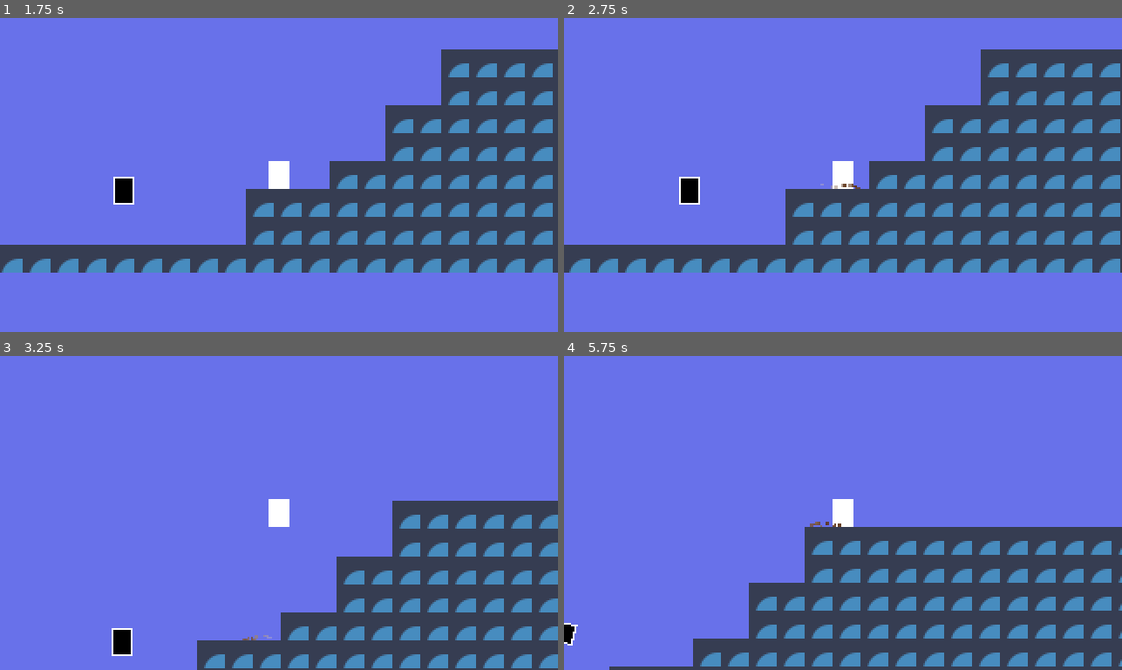
Above: before the commit, frames 1-4 (two rows, left to right).
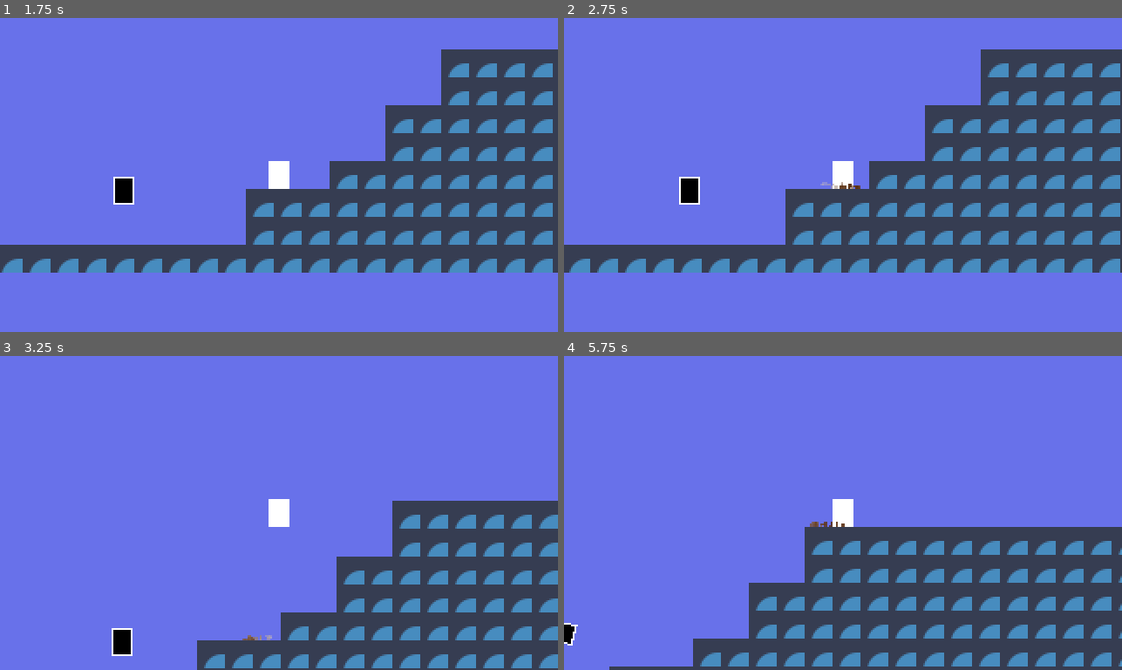
Above: after the commit, the same moments.

Repository: DagurasuSK/Rewind
Game: Godot game, scene res://scenes/debug.tscn
Two runs of this game, one before a commit and one after it. Both use one fixed random seed, a clock stepped at 60 frames per second and the inputs below. The engine's default icon, where the game draws it, is replaced by a stand-in: a white triangle on a blue panel in a dark square.
Inputs:
- Up to frame 1 (1.75 s): tap Enter (ui_accept) at 0.5, 0.77, 1.52 s; hold Shift (slowMotion) 0.53-1.28 s; hold D (right) from 0.53 s (still down); tap Shift (slowMotion) at 1.35 s
- Up to frame 2 (2.75 s): release D (right) at 2.03 s; hold A (left) from 2.03 s (still down); hold Shift (slowMotion) from 2.03 s (still down)
- Up to frame 3 (3.25 s): release A (left) at 2.78 s; release Shift (slowMotion) at 2.78 s; hold D (right) from 2.78 s (still down); tap Shift (slowMotion) at 2.85 s; tap Enter (ui_accept) at 3.02 s
- Up to frame 4 (5.75 s): hold Shift (slowMotion) 3.53-4.28 s; tap Enter (ui_accept) at 3.77, 4.52 s; release D (right) at 4.28 s; hold A (left) 4.28-5.03 s; tap Shift (slowMotion) at 4.35 s; hold D (right) from 5.03 s (still down); hold Shift (slowMotion) from 5.03 s (still down)

Frame 1 is identical in both runs. In frame 2, less than 0.1% of the frame differs, in the area x 46-54%, y 52-55%; in frame 3, less than 0.1%; in frame 4, less than 0.1%, in the area x 44-51%, y 52-55%.

Commit message:
NewTiles
Functional tileset.

Diff:
--- a/Assets/tileset/tile_map.tscn
+++ b/Assets/tileset/tile_map.tscn
@@ -1,93 +1,189 @@
 [gd_scene load_steps=4 format=3 uid="uid://dx0iv3hpajmud"]
 
-[ext_resource type="Texture2D" uid="uid://c2uyh8mgk3rwc" path="res://Assets/tileset/ground.png" id="1_d6v3s"]
+[ext_resource type="Texture2D" uid="uid://bh2ddohhtpxo6" path="res://Assets/tileset/NewTileset.png" id="1_kqqa1"]
 
-[sub_resource type="TileSetAtlasSource" id="TileSetAtlasSource_oej37"]
-texture = ExtResource("1_d6v3s")
-texture_region_size = Vector2i(32, 32)
+[sub_resource type="TileSetAtlasSource" id="TileSetAtlasSource_jehh1"]
+texture = ExtResource("1_kqqa1")
 0:0/0 = 0
 0:0/0/terrain_set = 0
-0:0/0/physics_layer_0/polygon_0/points = PackedVector2Array(16, -16, 16, 16, -16, 16, -16, -16)
+0:0/0/terrain = 0
+0:0/0/physics_layer_0/polygon_0/points = PackedVector2Array(-8, -8, 8, -8, 8, 8, -8, 8)
+0:0/0/terrains_peering_bit/right_side = 0
+0:0/0/terrains_peering_bit/bottom_right_corner = 0
+0:0/0/terrains_peering_bit/bottom_side = 0
 1:0/0 = 0
 1:0/0/terrain_set = 0
-1:0/0/physics_layer_0/polygon_0/points = PackedVector2Array(16, -16, 16, 16, -16, 16, -16, -16)
+1:0/0/terrain = 0
+1:0/0/physics_layer_0/polygon_0/points = PackedVector2Array(-8, -8, 8, -8, 8, 8, -8, 8)
+1:0/0/terrains_peering_bit/right_side = 0
+1:0/0/terrains_peering_bit/bottom_right_corner = 0
+1:0/0/terrains_peering_bit/bottom_side = 0
+1:0/0/terrains_peering_bit/bottom_left_corner = 0
+1:0/0/terrains_peering_bit/left_side = 0
 2:0/0 = 0
 2:0/0/terrain_set = 0
-2:0/0/physics_layer_0/polygon_0/points = PackedVector2Array(16, -16, 16, 16, -16, 16, -16, -16)
+2:0/0/terrain = 0
+2:0/0/physics_layer_0/polygon_0/points = PackedVector2Array(-8, -8, 8, -8, 8, 8, -8, 8)
+2:0/0/terrains_peering_bit/bottom_side = 0
+2:0/0/terrains_peering_bit/bottom_left_corner = 0
+2:0/0/terrains_peering_bit/left_side = 0
 3:0/0 = 0
-3:0/0/physics_layer_0/polygon_0/points = PackedVector2Array(16, 16, -16, 16, -16, -16, 16, -16)
+3:0/0/terrain_set = 0
+3:0/0/terrain = 0
+3:0/0/physics_layer_0/polygon_0/points = PackedVector2Array(-8, -8, 8, -8, 8, 8, -8, 8)
+3:0/0/terrains_peering_bit/right_side = 0
 4:0/0 = 0
-4:0/0/physics_layer_0/polygon_0/points = PackedVector2Array(16, 16, -16, 16, -16, -16, 16, -16)
+4:0/0/terrain_set = 0
+4:0/0/terrain = 0
+4:0/0/physics_layer_0/polygon_0/points = PackedVector2Array(-8, -8, 8, -8, 8, 8, -8, 8)
+4:0/0/terrains_peering_bit/right_side = 0
+4:0/0/terrains_peering_bit/left_side = 0
 5:0/0 = 0
-5:0/0/physics_layer_0/polygon_0/points = PackedVector2Array(16, 16, -16, 16, -16, -16, 16, -16)
+5:0/0/terrain_set = 0
+5:0/0/terrain = 0
+5:0/0/physics_layer_0/polygon_0/points = PackedVector2Array(-8, -8, 8, -8, 8, 8, -8, 8)
+5:0/0/terrains_peering_bit/left_side = 0
+6:0/0 = 0
+6:0/0/terrain_set = 0
+6:0/0/physics_layer_0/polygon_0/points = PackedVector2Array(8, 8, 8, -8, -8, -8, -8, 8)
+7:0/0 = 0
+7:0/0/terrain_set = 0
+7:0/0/physics_layer_0/polygon_0/points = PackedVector2Array(8, 8, 8, -8, -8, -8, -8, 8)
 0:1/0 = 0
 0:1/0/terrain_set = 0
-0:1/0/physics_layer_0/polygon_0/points = PackedVector2Array(16, -16, 16, 16, -16, 16, -16, -16)
+0:1/0/terrain = 0
+0:1/0/physics_layer_0/polygon_0/points = PackedVector2Array(-8, -8, 8, -8, 8, 8, -8, 8)
+0:1/0/terrains_peering_bit/right_side = 0
+0:1/0/terrains_peering_bit/bottom_right_corner = 0
+0:1/0/terrains_peering_bit/bottom_side = 0
+0:1/0/terrains_peering_bit/top_side = 0
+0:1/0/terrains_peering_bit/top_right_corner = 0
 1:1/0 = 0
 1:1/0/terrain_set = 0
-1:1/0/physics_layer_0/polygon_0/points = PackedVector2Array(16, -16, 16, 16, -16, 16, -16, -16)
+1:1/0/terrain = 0
+1:1/0/physics_layer_0/polygon_0/points = PackedVector2Array(-8, -8, 8, -8, 8, 8, -8, 8)
+1:1/0/terrains_peering_bit/right_side = 0
+1:1/0/terrains_peering_bit/bottom_right_corner = 0
+1:1/0/terrains_peering_bit/bottom_side = 0
+1:1/0/terrains_peering_bit/bottom_left_corner = 0
+1:1/0/terrains_peering_bit/left_side = 0
+1:1/0/terrains_peering_bit/top_left_corner = 0
+1:1/0/terrains_peering_bit/top_side = 0
+1:1/0/terrains_peering_bit/top_right_corner = 0
 2:1/0 = 0
 2:1/0/terrain_set = 0
-2:1/0/physics_layer_0/polygon_0/points = PackedVector2Array(16, -16, 16, 16, -16, 16, -16, -16)
+2:1/0/terrain = 0
+2:1/0/physics_layer_0/polygon_0/points = PackedVector2Array(-8, -8, 8, -8, 8, 8, -8, 8)
+2:1/0/terrains_peering_bit/bottom_side = 0
+2:1/0/terrains_peering_bit/bottom_left_corner = 0
+2:1/0/terrains_peering_bit/left_side = 0
+2:1/0/terrains_peering_bit/top_left_corner = 0
+2:1/0/terrains_peering_bit/top_side = 0
 3:1/0 = 0
-3:1/0/physics_layer_0/polygon_0/points = PackedVector2Array(16, 16, -16, 16, 16, -16)
+3:1/0/physics_layer_0/polygon_0/points = PackedVector2Array(8, 8, 8, -8, -8, 8)
 4:1/0 = 0
-4:1/0/physics_layer_0/polygon_0/points = PackedVector2Array(16, 16, -16, 16, -16, -16)
+4:1/0/physics_layer_0/polygon_0/points = PackedVector2Array(8, 8, -8, -8, -8, 8)
 5:1/0 = 0
-5:1/0/physics_layer_0/polygon_0/points = PackedVector2Array(16, 16, -16, 16, -16, -16, 16, -16)
+5:1/0/terrain_set = 0
+5:1/0/terrain = 0
+5:1/0/physics_layer_0/polygon_0/points = PackedVector2Array(-8, -8, 8, -8, 8, 8, -8, 8)
+6:1/0 = 0
+6:1/0/terrain_set = 0
+6:1/0/physics_layer_0/polygon_0/points = PackedVector2Array(8, 8, 8, -8, -8, -8, -8, 8)
+7:1/0 = 0
+7:1/0/terrain_set = 0
+7:1/0/physics_layer_0/polygon_0/points = PackedVector2Array(8, 8, 8, -8, -8, -8, -8, 8)
 0:2/0 = 0
 0:2/0/terrain_set = 0
-0:2/0/physics_layer_0/polygon_0/points = PackedVector2Array(16, -16, 16, 16, -16, 16, -16, -16)
+0:2/0/terrain = 0
+0:2/0/physics_layer_0/polygon_0/points = PackedVector2Array(-8, -8, 8, -8, 8, 8, -8, 8)
+0:2/0/terrains_peering_bit/right_side = 0
+0:2/0/terrains_peering_bit/top_side = 0
+0:2/0/terrains_peering_bit/top_right_corner = 0
 1:2/0 = 0
 1:2/0/terrain_set = 0
-1:2/0/physics_layer_0/polygon_0/points = PackedVector2Array(16, -16, 16, 16, -16, 16, -16, -16)
+1:2/0/terrain = 0
+1:2/0/physics_layer_0/polygon_0/points = PackedVector2Array(-8, -8, 8, -8, 8, 8, -8, 8)
+1:2/0/terrains_peering_bit/right_side = 0
+1:2/0/terrains_peering_bit/left_side = 0
+1:2/0/terrains_peering_bit/top_left_corner = 0
+1:2/0/terrains_peering_bit/top_side = 0
+1:2/0/terrains_peering_bit/top_right_corner = 0
 2:2/0 = 0
 2:2/0/terrain_set = 0
-2:2/0/physics_layer_0/polygon_0/points = PackedVector2Array(16, -16, 16, 16, -16, 16, -16, -16)
+2:2/0/terrain = 0
+2:2/0/physics_layer_0/polygon_0/points = PackedVector2Array(-8, -8, 8, -8, 8, 8, -8, 8)
+2:2/0/terrains_peering_bit/left_side = 0
+2:2/0/terrains_peering_bit/top_left_corner = 0
+2:2/0/terrains_peering_bit/top_side = 0
 3:2/0 = 0
-3:2/0/physics_layer_0/polygon_0/points = PackedVector2Array(16, -16, 16, 16, -16, -16)
+3:2/0/physics_layer_0/polygon_0/points = PackedVector2Array(8, 8, 8, -8, -8, -8)
 4:2/0 = 0
-4:2/0/physics_layer_0/polygon_0/points = PackedVector2Array(16, -16, -16, 16, -16, -16)
+4:2/0/physics_layer_0/polygon_0/points = PackedVector2Array(8, -8, -8, 8, -8, -8)
+6:2/0 = 0
+6:2/0/physics_layer_0/polygon_0/points = PackedVector2Array(8, 8, 8, -8, -8, -8, -8, 8)
+7:2/0 = 0
+7:2/0/physics_layer_0/polygon_0/points = PackedVector2Array(8, 8, 8, -8, -8, -8, -8, 8)
 0:3/0 = 0
-0:3/0/physics_layer_0/polygon_0/points = PackedVector2Array(16, -0.176777, 16, 16, -16, 16)
+0:3/0/physics_layer_0/polygon_0/points = PackedVector2Array(8, 0.0883884, 8, 8, -8, 8)
 1:3/0 = 0
-1:3/0/physics_layer_0/polygon_0/points = PackedVector2Array(16, -16, 16, 16, -16, 16, -16, -0.176777)
+1:3/0/physics_layer_0/polygon_0/points = PackedVector2Array(8, -8, 8, 8, -8, 8, -8, 0.0883884)
 2:3/0 = 0
-2:3/0/physics_layer_0/polygon_0/points = PackedVector2Array(16, -0.176777, 16, 16, -16, 16, -16, -16)
+2:3/0/physics_layer_0/polygon_0/points = PackedVector2Array(-8, -8, 8, 0.0883884, 8, 8, -8, 8)
 3:3/0 = 0
-3:3/0/physics_layer_0/polygon_0/points = PackedVector2Array(16, 16, -16, 16, -16, -0.176777)
-4:3/0 = 0
-4:3/0/physics_layer_0/polygon_0/points = PackedVector2Array(16, 16, -16, 16, -16, -16, 16, -16)
-5:3/0 = 0
-5:3/0/physics_layer_0/polygon_0/points = PackedVector2Array(16, 16, -16, 16, -16, -16, 16, -16)
+3:3/0/physics_layer_0/polygon_0/points = PackedVector2Array(-8, 0.0883884, 8, 8, -8, 8)
 6:3/0 = 0
-6:3/0/physics_layer_0/polygon_0/points = PackedVector2Array(16, 16, -16, 16, -16, -16, 16, -16)
+6:3/0/physics_layer_0/polygon_0/points = PackedVector2Array(8, 8, 8, -8, -8, -8, -8, 8)
 7:3/0 = 0
-7:3/0/physics_layer_0/polygon_0/points = PackedVector2Array(16, 16, -16, 16, -16, -16, 16, -16)
+7:3/0/physics_layer_0/polygon_0/points = PackedVector2Array(8, 8, 8, -8, -8, -8, -8, 8)
 0:4/0 = 0
-0:4/0/physics_layer_0/polygon_0/points = PackedVector2Array(16, -16, 16, 0.530331, -16, -16)
+0:4/0/physics_layer_0/polygon_0/points = PackedVector2Array(8, -8, 8, -0.265165, -8, -8)
 1:4/0 = 0
-1:4/0/physics_layer_0/polygon_0/points = PackedVector2Array(16, -16, 16, 16, -16, -0.176777, -16, -16)
+1:4/0/physics_layer_0/polygon_0/points = PackedVector2Array(8, -8, 8, 8, -8, -0.265165, -8, -8)
 2:4/0 = 0
-2:4/0/physics_layer_0/polygon_0/points = PackedVector2Array(16, -16, 16, -0.176777, -16, 16, -16, -16)
+2:4/0/physics_layer_0/polygon_0/points = PackedVector2Array(8, -8, 8, -0.265165, -8, 8, -8, -8)
 3:4/0 = 0
-3:4/0/physics_layer_0/polygon_0/points = PackedVector2Array(16, -16, -16, -0.176777, -16, -16)
-4:4/0 = 0
-4:4/0/physics_layer_0/polygon_0/points = PackedVector2Array(16, 16, -16, 16, -16, -16, 16, -16)
-5:4/0 = 0
-5:4/0/physics_layer_0/polygon_0/points = PackedVector2Array(16, 16, -16, 16, -16, -16, 16, -16)
+3:4/0/physics_layer_0/polygon_0/points = PackedVector2Array(8, -8, -8, -0.265165, -8, -8)
 6:4/0 = 0
-6:4/0/physics_layer_0/polygon_0/points = PackedVector2Array(16, 16, -16, 16, -16, -16, 16, -16)
+6:4/0/physics_layer_0/polygon_0/points = PackedVector2Array(8, -8, 0.0883884, 8, 8, 8)
 7:4/0 = 0
-7:4/0/physics_layer_0/polygon_0/points = PackedVector2Array(16, 16, -16, 16, -16, -16, 16, -16)
+7:4/0/physics_layer_0/polygon_0/points = PackedVector2Array(-8, -8, -8, 8, 0.0883884, 8)
+6:5/0 = 0
+6:5/0/physics_layer_0/polygon_0/points = PackedVector2Array(8, -8, 0.0883884, -8, -8, 8, 8, 8)
+7:5/0 = 0
+7:5/0/physics_layer_0/polygon_0/points = PackedVector2Array(0.0883884, -8, -8, -8, -8, 8, 8, 8)
+0:6/0 = 0
+0:6/0/physics_layer_0/polygon_0/points = PackedVector2Array(8, 8, 8, -8, -8, -8, -8, 8)
+1:6/0 = 0
+1:6/0/physics_layer_0/polygon_0/points = PackedVector2Array(8, 8, 8, -8, -8, -8, -8, 8)
+2:6/0 = 0
+2:6/0/physics_layer_0/polygon_0/points = PackedVector2Array(8, 8, 8, -8, -8, -8, -8, 8)
+3:6/0 = 0
+3:6/0/physics_layer_0/polygon_0/points = PackedVector2Array(8, 8, 8, -8, -8, -8, -8, 8)
+6:6/0 = 0
+6:6/0/physics_layer_0/polygon_0/points = PackedVector2Array(8, -8, -8, -8, 0.0883884, 8, 8, 8)
+7:6/0 = 0
+7:6/0/physics_layer_0/polygon_0/points = PackedVector2Array(8, -8, -8, -8, -8, 8, 0.0883884, 8)
+0:7/0 = 0
+0:7/0/physics_layer_0/polygon_0/points = PackedVector2Array(8, 8, 8, -8, -8, -8, -8, 8)
+1:7/0 = 0
+1:7/0/physics_layer_0/polygon_0/points = PackedVector2Array(8, 8, 8, -8, -8, -8, -8, 8)
+2:7/0 = 0
+2:7/0/physics_layer_0/polygon_0/points = PackedVector2Array(8, 8, 8, -8, -8, -8, -8, 8)
+3:7/0 = 0
+3:7/0/physics_layer_0/polygon_0/points = PackedVector2Array(8, 8, 8, -8, -8, -8, -8, 8)
+6:7/0 = 0
+6:7/0/physics_layer_0/polygon_0/points = PackedVector2Array(8, -8, 0.0883884, -8, 8, 8)
+7:7/0 = 0
+7:7/0/physics_layer_0/polygon_0/points = PackedVector2Array(0.0883884, -8, -8, -8, -8, 8)
 
-[sub_resource type="TileSet" id="TileSet_qqyvq"]
-tile_size = Vector2i(32, 32)
+[sub_resource type="TileSet" id="TileSet_06x41"]
 physics_layer_0/collision_layer = 1
-physics_layer_0/collision_mask = 2
 terrain_set_0/mode = 0
-sources/0 = SubResource("TileSetAtlasSource_oej37")
+terrain_set_0/terrain_0/name = "Terrain 0"
+terrain_set_0/terrain_0/color = Color(0.5, 0.34375, 0.25, 1)
+sources/0 = SubResource("TileSetAtlasSource_jehh1")
 
-[node name="TileMap" type="TileMap"]
-tile_set = SubResource("TileSet_qqyvq")
-format = 2
+[node name="TileMap" type="TileMapLayer"]
+position = Vector2(16, 9)
+tile_set = SubResource("TileSet_06x41")
--- a/effects/VFX/walk_particles.tscn
+++ b/effects/VFX/walk_particles.tscn
@@ -6,7 +6,7 @@
 
 [node name="walkParticles" type="CPUParticles2D"]
 emitting = false
-amount = 24
+amount = 50
 lifetime = 0.8
 emission_shape = 3
 emission_rect_extents = Vector2(2, 1)
Binary file added: Assets/tileset/GroundTile.png
Not shown, changed: Assets/tileset/GroundTile.png.import
Binary file removed: Assets/tileset/ground.png
